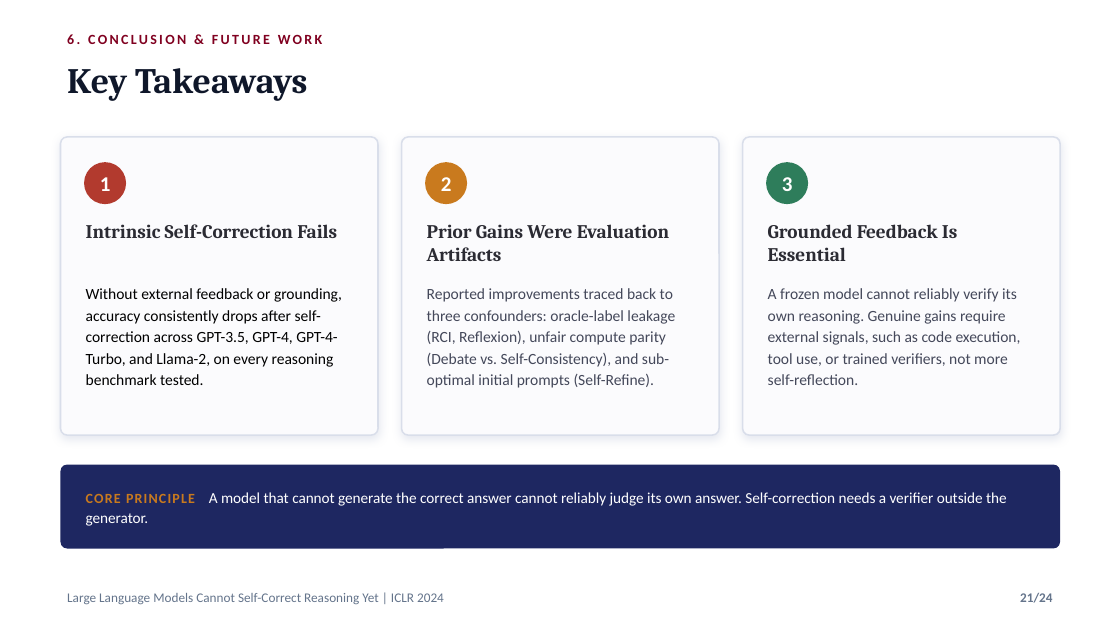
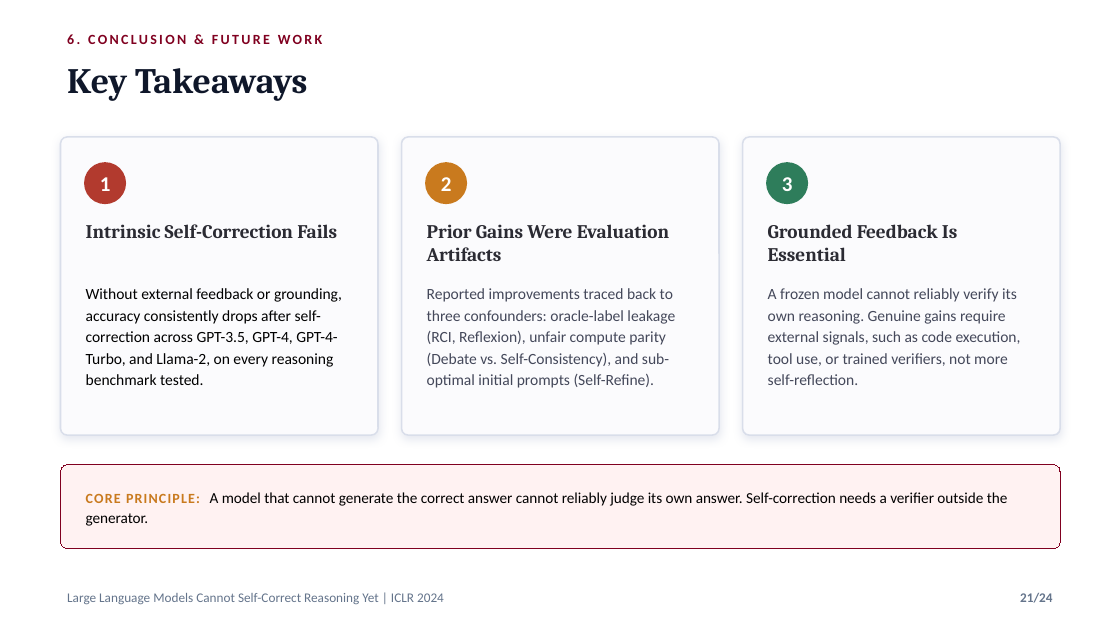
Before and after one commit to nafiskabbo/presentation, a slide deck: slide 21 of output/LLM_Self_Correction_ICLR2024_Group_Presentation-final.pptx. Drawn at 1120x630 pixels with LibreOffice and Linux fonts; fonts in the diff are those of the drawing. Boxes give left, top, right and bottom in pixels: in the first picture for what was removed or moved away, otherwise in the second. Text is boxed around its words. In the diff, an @@ line names an element or a change of style, - is before the commit and + after.

```diff
--- a/output/LLM_Self_Correction_ICLR2024_Group_Presentation-final.pptx
+++ b/output/LLM_Self_Correction_ICLR2024_Group_Presentation-final.pptx
@@ rounded rectangle at box(60, 465, 1061, 549): fill #1E2761 to #FFF2F2; outline none to #800020 0.75 pt @@
@@ text at box(86, 492, 1008, 526): text changed; text colour #FFFFFF to #000000 @@
-CORE PRINCIPLE A model that cannot generate the correct answer cannot reliably judge its own answer. Self-correction needs a verifier outside the generator.
+CORE PRINCIPLE: A model that cannot generate the correct answer cannot reliably judge its own answer. Self-correction needs a verifier outside the generator.
```
Also in this commit, not shown: 12 other slides changed, 1 slide added, 1 slide removed, 9 other files.
